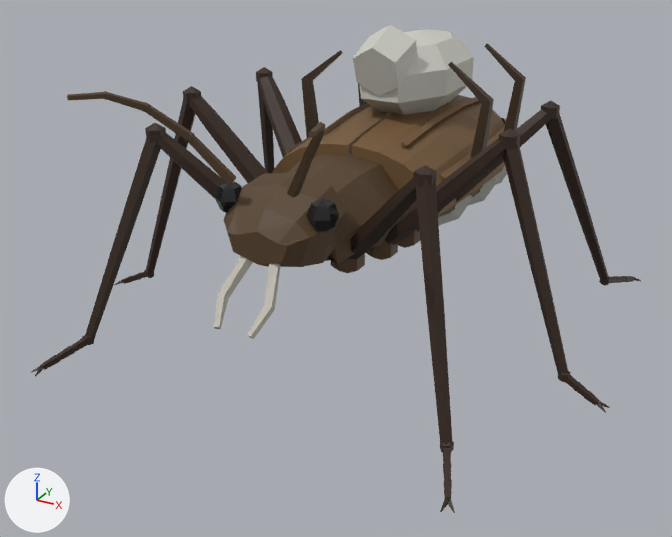
The glTF model Модели/Жуки/medic.glb, before and after one commit.
Before and after are seen from a camera (50 mm lens) standing at (2.45, -4.7, 2.67) and looking at (-0.06, -0.13, 0.39). Lighting does not change. The marker at lower left points along +X, +Y and +Z. The first picture is the older version. Where no turn or scale is listed for an object, it has been applied to the vertices. Vertices at exactly the same position are counted once.

Names of what the first picture shows: 'BeetlePlate_00', 'BeetlePlate_01', 'Femur002', 'Femur003', 'HeadBase001', 'ThoraxCore', 'Tibia000', 'Tibia001', 'Tibia002', 'Tibia004', 'med_band', 'med_bundle', 'med_cradle', 'med_palp' and 38 more.
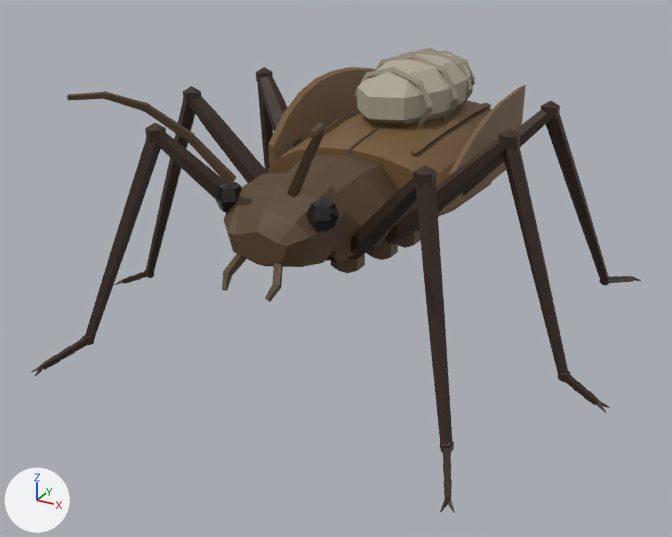
Changed parts and their boxes (x1, y1, x2, y2) in the pictures (672 x 537 px):
'med_bundle', deleted
    before: (353, 25, 474, 115)
'BeetlePlate_00', reshaped
    before: (352, 95, 506, 216)
    after: (352, 100, 506, 215)
'BeetlePlate_flange', added (brown)
    after: (268, 67, 526, 176)
'med_pod', added
    after: (357, 52, 470, 125)
'med_cradle', deleted
    before: (301, 43, 526, 158)
'med_palp', deleted
    before: (214, 256, 281, 339)
'med_thread', added
    after: (355, 48, 475, 126)
'med_band', deleted
    before: (438, 166, 507, 226)
'labial_palp', added (brown)
    after: (222, 254, 283, 302)

What changed in the scene script:
```text
Add mat_med_thread:
    mat_med_thread = principled_material('med_thread')
    mat_med_thread.base_color = (0.3, 0.27, 0.2)  # yellow #958e7c
    mat_med_thread.roughness = 0.8
Add mat_med_silk:
    mat_med_silk = principled_material('med_silk')
    mat_med_silk.base_color = (0.44, 0.4, 0.31)  # grey #b1aa97
    mat_med_silk.roughness = 0.85
Change me_beetleplate_00:
    used by ob_beetleplate_00; location = (0.0, 0.0, 0.0)
    remove me_beetleplate_00.from_pydata(...)  # 106 vertices, 200 faces; spans x 0.01..0.6, y -0.06..1.9, z 0.8..1.24
    add me_beetleplate_00.from_pydata(...)  # 86 vertices, 164 faces; spans x 0.01..0.64, y -0.06..1.9, z 0.82..1.2
    me_beetleplate_00 part 1
    102 vertices are removed from x 0.01..0.6, y -0.06..1.9, z 0.8..1.24
    200 faces are deleted
    2 vertices move within x 0.14..0.36, y 0.92..1.82, z 0.95..1.16
    69 vertices are added at x 0.01..0.61, y -0.06..1.9, z 0.82..1.19
    8 new vertices lie (0.06, 0.0, 0.02) away from vertices in x 0.03..0.58, y -0.06..1.9, z 0.82
    5 new vertices lie (0.0, 0.45, 0.01) away from vertices in x 0.01..0.38, y 0.47, z 1.12..1.19
    164 new faces join them
Add me_med_thread:
    me_med_thread.from_pydata(...)  # 112 vertices, 216 faces; spans x -0.345..0.343, y 0.444..1.376, z 1.054..1.546
    me_med_thread.materials.append(mat_med_thread)  # yellow #958e7c
Add me_med_pod:
    me_med_pod.from_pydata(...)  # a UV sphere (9 segments, 5 rings, poles along z) spanning x -0.304..0.286, y 0.261..1.459, z 1.08..1.52
    me_med_pod.materials.append(mat_med_silk)  # grey #b1aa97
Add me_beetleplate_flange:
    me_beetleplate_flange.from_pydata(...)  # 76 vertices, 144 faces; spans x -0.66..0.66, y 0.02..1.78, z 0.86..1.35
    me_beetleplate_flange.materials.append(mat_med_elytra)  # brown #765938
Add me_labial_palp:
    me_labial_palp.from_pydata(...)  # 28 vertices, 48 faces; spans x -0.17..0.17, y -1.191..-0.998, z 0.652..0.836
    me_labial_palp.materials.append(mat_med_chitin)  # brown #553f27
Remove ob_med_palp:
    ob_med_palp = bpy.data.objects.new('med_palp', me_med_palp)
    ob_med_palp.location = (0.0, 0.0, 0.0)
Remove ob_med_band:
    ob_med_band = bpy.data.objects.new('med_band', me_med_band)
    ob_med_band.location = (0.0, 0.0, 0.0)
Remove ob_med_bundle:
    ob_med_bundle = bpy.data.objects.new('med_bundle', me_med_bundle)
    ob_med_bundle.location = (0.0, 0.0, 0.0)
Remove ob_med_cradle:
    ob_med_cradle = bpy.data.objects.new('med_cradle', me_med_cradle)
    ob_med_cradle.location = (0.0, 0.0, 0.0)
Add ob_med_thread:
    ob_med_thread = bpy.data.objects.new('med_thread', me_med_thread)
    ob_med_thread.location = (0.0, 0.0, 0.0)
Add ob_med_pod:
    ob_med_pod = bpy.data.objects.new('med_pod', me_med_pod)
    ob_med_pod.location = (0.0, 0.0, 0.0)
Add ob_beetleplate_flange:
    ob_beetleplate_flange = bpy.data.objects.new('BeetlePlate_flange', me_beetleplate_flange)
    ob_beetleplate_flange.location = (0.0, 0.0, 0.0)
Add ob_labial_palp:
    ob_labial_palp = bpy.data.objects.new('labial_palp', me_labial_palp)
    ob_labial_palp.location = (0.0, 0.0, 0.0)
```
